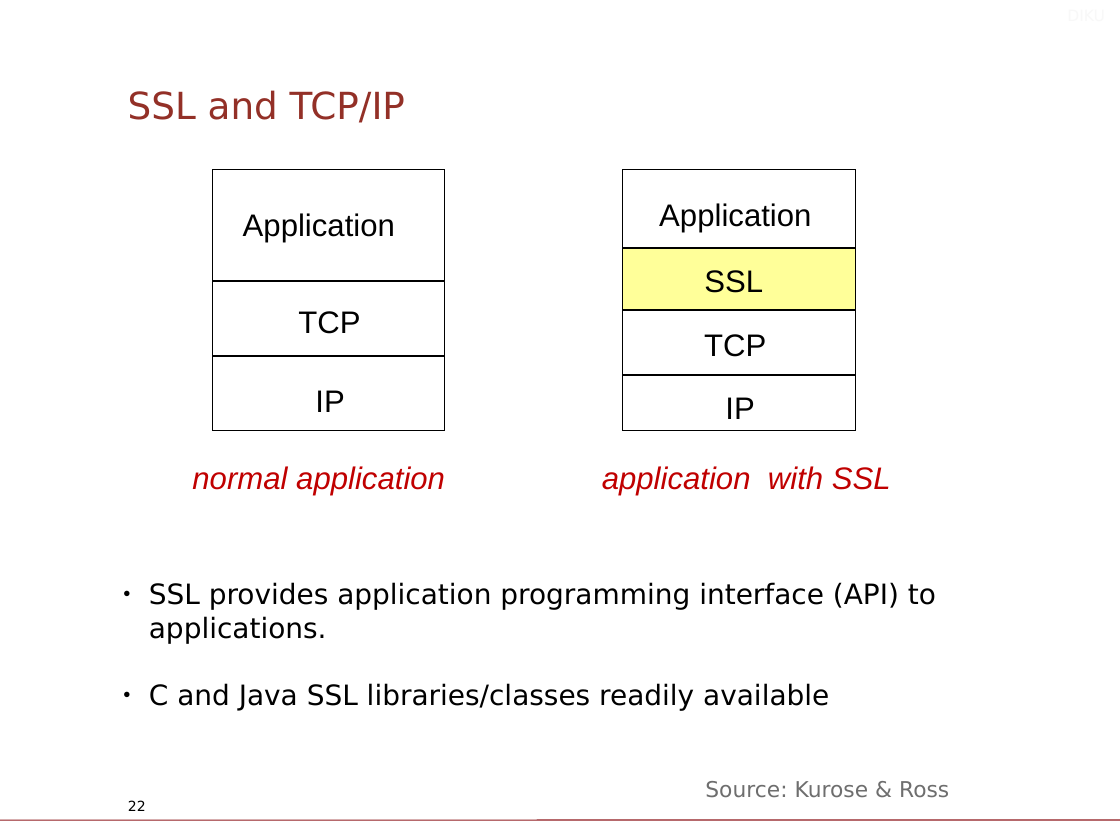
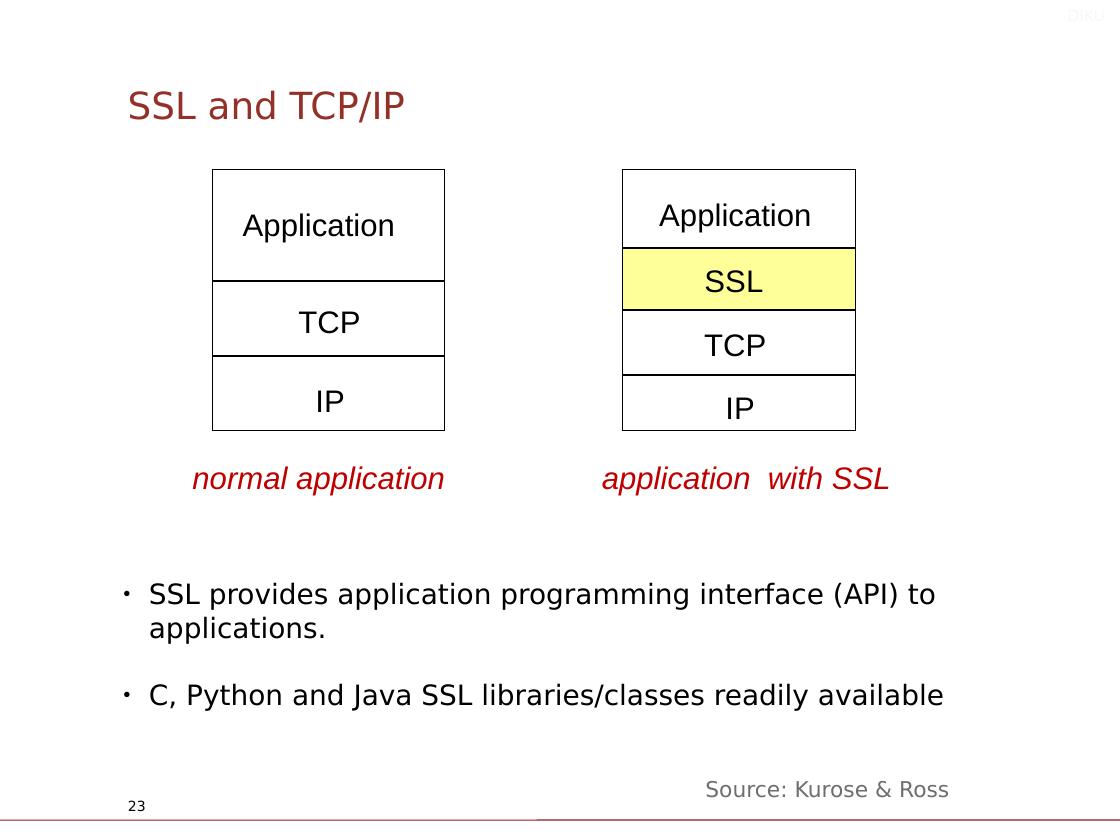
Before and after one commit to diku-compSys/compSys-e2021-pub, a slide deck: slide 23 of lectures/211124_security/slides.odp (slide 22 before the commit). Drawn at 1120x840 pixels with LibreOffice and Linux fonts; fonts in the diff are those of the drawing; background and template pictures are left out. Boxes give left, top, right and bottom in pixels: in the first picture for what was removed or moved away, otherwise in the second. Text is boxed around its words. In the diff, an @@ line names an element or a change of style, - is before the commit and + after.

```diff
--- a/lectures/211124_security/slides.odp
+++ b/lectures/211124_security/slides.odp
@@ text at <box>149,683,944,711</box>: text changed @@
-● C and Java SSL libraries/classes readily available
+● C, Python and Java SSL libraries/classes readily available
@@ page number at <box>128,800,146,812</box>: text changed @@
-22
+23
```
Also in this commit, not shown: 13 other slides changed, 3 slides added, 8 slides removed, 1 other file.
